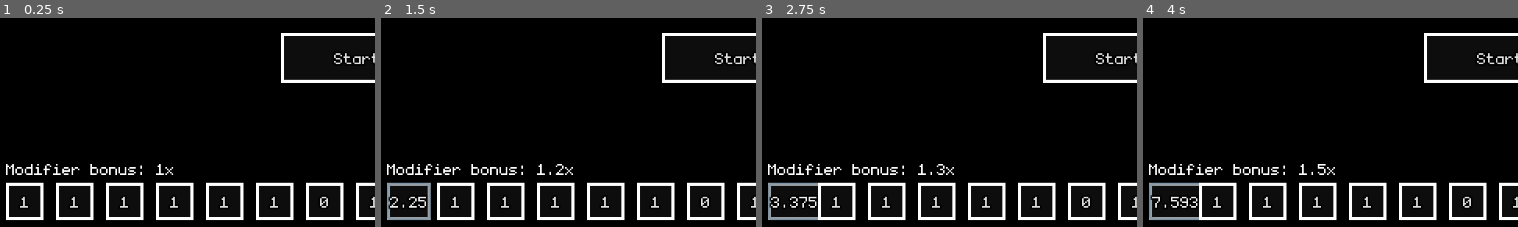
Above: before the commit, frames 1-4 (left to right).
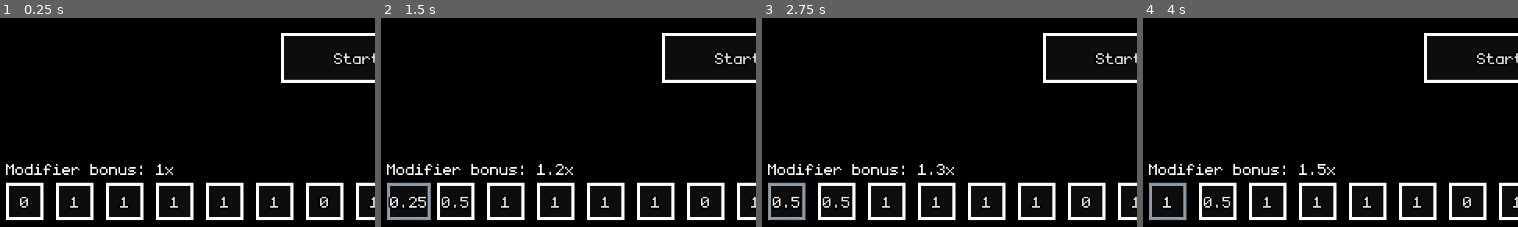
Above: after the commit, the same moments.

Repository: Unprofessional-Labs/Peggle-On-Crack
Game: Godot game, scene res://MainTitle.tscn
The game is run twice, just before and just after one commit, with the same random seed, the same clock (stepped at 60 frames per second) and the same inputs.
Inputs (mouse positions are % of the whole screen's width and height, from its top left):
- Up to frame 1 (0.25 s): no input
- Up to frame 2 (1.5 s): click "1" at 0.5 s; click (3, 94) at 1.25 s, where only the run before the commit has a clickable "1.5"
- Up to frame 3 (2.75 s): click (4, 94) at 2 s, where only the run before the commit has a clickable "2.25"
- Up to frame 4 (4 s): click (4, 94) at 2.75 s, where only the run before the commit has a clickable "3.375"; click (5, 94) at 3.5 s, where only the run before the commit has a clickable "5.0625"
The pictures show only the part of the screen within x 0-50%, y 50-100%; the shares and areas given below are measured in that part.

The runs differ from the first frame. In frame 1, less than 0.1% of the frame differs, in the area x 5-8%, y 85-91%; in frame 2, 0.3%; in frame 3, 0.8%, in the area x 1-24%, y 78-97%; in frame 4, 0.8%.
Error after the commit: Parse Error: Expected block in pattern branch (res://Scenes/Handlers/ModifierHandler.gd:42)

Commit message:
8/15 modifiers

Diff:
--- a/Scenes/Entities/Pegs/PowerupPeg.gd
+++ b/Scenes/Entities/Pegs/PowerupPeg.gd
@@ -10,4 +10,4 @@
 	pass
 
 func endtrigger(body) -> void:
-	Global.addPowerup(powerup, time, $Sprite/Sprite.frame)
+	Global.addPowerup(powerup, time * Global.powerup_peg_duration_multiplier, $Sprite/Sprite.frame)
--- a/Scenes/Entities/PlayerBall.gd
+++ b/Scenes/Entities/PlayerBall.gd
@@ -3,15 +3,34 @@
 
 var DASH_FORCE:int = 500
 var ended:bool = false
-var gravity_scale_multiplier:int = 1
 
 var enable_dash_stalling:bool = false
 var is_instance:bool = false
 
 # modifier/powerup vars
+var productBounceScale
 var bounce_scales = {
-	"bounce_powerup": 0.9,
+	"bounce_powerup": 0.9, # base
 	"absorbency_modifier": 1.0
+}
+
+var productGravityScale
+var gravity_scales = {
+	"base": 10,
+	"ending": 1.0,
+}
+
+var sumDampingAddends
+var damping_addends = {
+	"base": 0,
+	"ending": 0,
+	"damping_modifier": 0
+}
+
+var productDashCooldown
+var dash_cooldown_scales = {
+	"base": 3,
+	"uncontrollability_modifier": 1
 }
 
 var time_to_adjust_dash_multiplier = 1
@@ -100,18 +119,19 @@
 		if charging_dash:
 			dash()
 
-		gravity_scale = 0
-		linear_damp = 1
+		gravity_scales["ending"] = 0
+		damping_addends["ending"] = 1
 		if abs(linear_velocity.x) < 5 && abs(linear_velocity.y) < 5:
 			linear_velocity = Vector2.ZERO
 
-			if !ended && !is_instance && Global.get_node("DeadPointsTimer").is_stopped():
-				Global.emit_signal("end_game")
+			if !is_instance:
+				if !ended && Global.get_node("DeadPointsTimer").is_stopped():
+					Global.emit_signal("end_game")
+					ended = true
 
-			ended = true
 	else:
-		gravity_scale = 10 * gravity_scale_multiplier
-		linear_damp = 0
+		gravity_scales["ending"] = 1
+		damping_addends["ending"] = 0
 
 
 func anti_softlock() -> void:
@@ -128,10 +148,25 @@
 
 	anti_softlock()
 
-	var productBounceScale:float = 1
+	productBounceScale = 1
 	for j in bounce_scales:
 		productBounceScale *= bounce_scales[j]
 	bounce = productBounceScale
+
+	productGravityScale = 1
+	for j in gravity_scales:
+		productGravityScale *= gravity_scales[j]
+	gravity_scale = productGravityScale
+
+	sumDampingAddends = 0
+	for j in damping_addends:
+		sumDampingAddends += damping_addends[j]
+	linear_damp = sumDampingAddends
+
+	productDashCooldown = 1
+	for j in dash_cooldown_scales:
+		productDashCooldown *= dash_cooldown_scales[j]
+	$DashTimer.wait_time = productDashCooldown
 
 	if Global.GAME_VAR.time_is_up:
 		end(true)
--- a/Scenes/Global.gd
+++ b/Scenes/Global.gd
@@ -44,13 +44,13 @@
 
 # pairs of [value per level, is additive]
 var modifier_value_per_level = [
-	[1.5, false],
+	[0.25, true],
 	[0.5, false],
 	[0.75, false],
 	[0.75, false],
 	[0.5, false],
-	[1.5, false],
-	[0.1, true],
+	[0.75, false],
+	[0.5, true],
 	[0.5, false],
 	[1.25, false],
 	[2, true],
@@ -119,10 +119,11 @@
 
 	return multiplier
 
+var starting_time = 30
 func initialize() -> void:
 	GAME_VAR = {
 		"score": 0,
-		"timer": 90,
+		"timer": starting_time,
 		"combo": 0,
 		"can_dash": true,
 		"dash_cooldown_remaining_decimal": 0,
@@ -218,6 +219,7 @@
 }
 
 var time_peg_effectiveness_multiplier:float = 1
+var powerup_peg_duration_multiplier:float = 1
 
 var time_ticking_enabled:bool = true
 
--- a/Scenes/Global.tscn
+++ b/Scenes/Global.tscn
@@ -11,7 +11,7 @@
 one_shot = true
 
 [node name="DeadPointsTimer" type="Timer" parent="."]
-wait_time = 3.0
+wait_time = 2.0
 one_shot = true
 
 [node name="ModifierHandler" parent="." instance=ExtResource( 2 )]
--- a/Scenes/Handlers/ModifierHandler.gd
+++ b/Scenes/Handlers/ModifierHandler.gd
@@ -10,10 +10,10 @@
 
 		match i:
 			Global.MODIFIER.overdrive:
-				Global.time_scales["overdrive_modifier"] = value
+				Global.time_scales["overdrive_modifier"] = 1+value
 
 			Global.MODIFIER.acceleration:
-				Global.GAME_VAR["timer"] = 90 * value
+				Global.GAME_VAR["timer"] = Global.starting_time * value
 
 			Global.MODIFIER.scarcity:
 				Global.time_peg_effectiveness_multiplier = value
@@ -25,5 +25,19 @@
 				Global.first_node_in_group("player").time_to_adjust_dash_multiplier = value
 				Global.first_node_in_group("player").get_node("DashHoldTimer").wait_time = 0.05 * value
 
+			Global.MODIFIER.gravity:
+				pass
+
+			Global.MODIFIER.damping:
+				Global.first_node_in_group("player").damping_addends["damping_modifier"] = value
+
+			Global.MODIFIER.ineffectiveness:
+				Global.powerup_peg_duration_multiplier = value
+
+			Global.MODIFIER.uncontrollability:
+				Global.first_node_in_group("player").dash_cooldown_scales["uncontrollability_modifier"] = value
+
+			Global.MODIFIER.bleeding:
+
 func _process(delta: float) -> void:
 	pass
--- a/Scenes/Handlers/PowerupHandler.gd
+++ b/Scenes/Handlers/PowerupHandler.gd
@@ -34,12 +34,7 @@
 					Global.time_ticking_scales["slow_time_powerup"] /= 0.25
 
 		Global.POWERUP.bamboozle:
-			if enable:
-				ball.gravity_scale_multiplier = -1
-				ball.DASH_FORCE = -500
-			else:
-				ball.gravity_scale_multiplier = 1
-				ball.DASH_FORCE = 500
+			pass
 
 		Global.POWERUP.pierce:
 			is_piercing_powerup = enable
